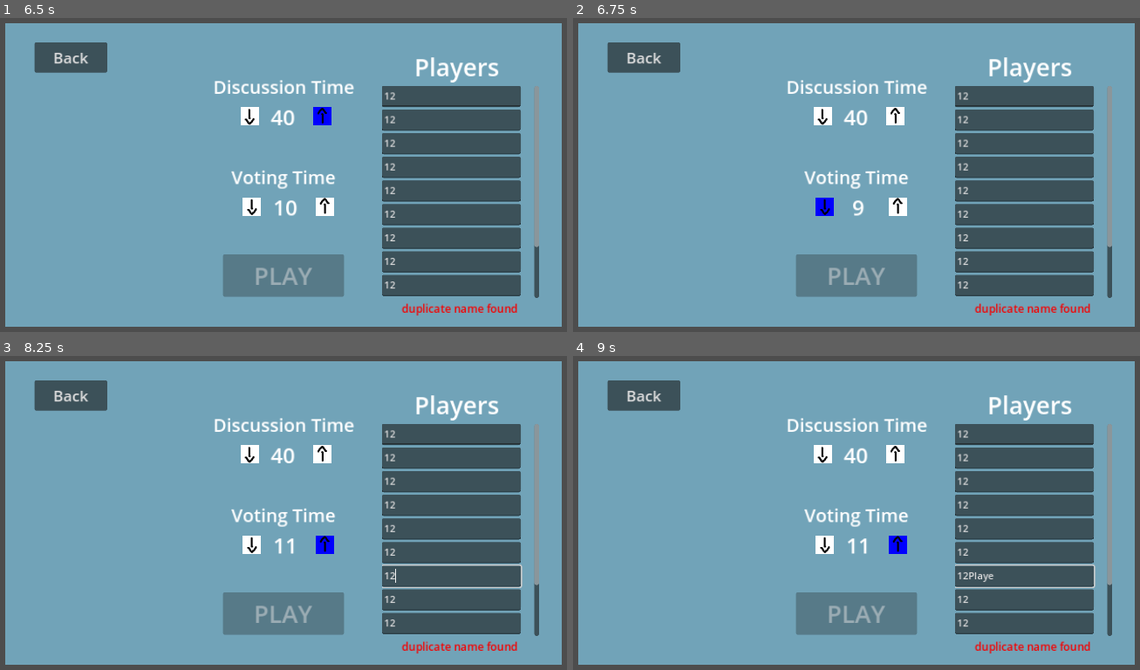
Above: before the commit, frames 1-4 (two rows, left to right).
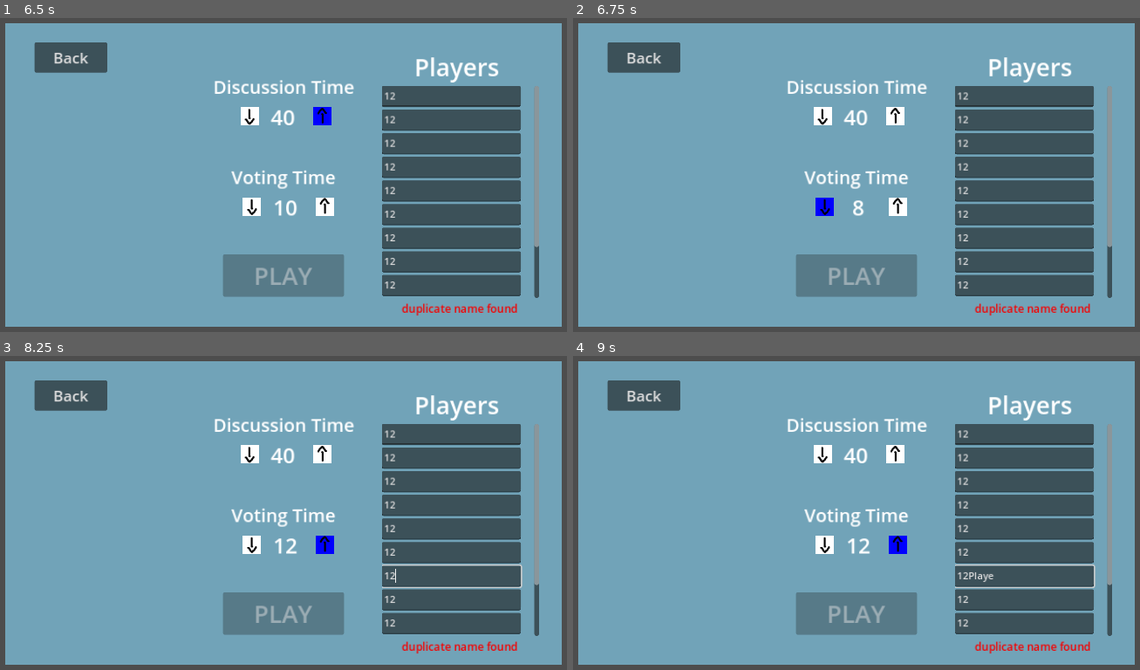
Above: after the commit, the same moments.

Repository: Beepered/WouldYouPressTheButton-Special
Game: Godot game, scene res://scenes/main_menu.tscn
Two runs of this game, one before a commit and one after it. Both use one fixed random seed, a clock stepped at 60 frames per second and the inputs below.
Inputs (mouse positions are in pixels of both pictures, inside the frame that each line leads up to):
- Up to frame 1 (6.5 s): click "Play" at 0.5 s; click (453, 96) at 1.27 s; type "12" at 1.35 s; click (453, 121) at 1.5 s; type "12" at 1.58 s; click (453, 143) at 1.73 s; type "12" at 1.82 s; click (453, 168) at 2.02 s; type "12" at 2.1 s; click (453, 190) at 2.25 s; type "12" at 2.33 s; click (453, 215) at 2.48 s; type "12" at 2.57 s; click (453, 237) at 2.77 s; type "12" at 2.85 s; click (453, 262) at 3 s; type "12" at 3.08 s; click (453, 284) at 3.23 s; type "12" at 3.32 s; click "Back" at 3.5 s; click "Play" at 4.25 s; tap Enter at 5 s; move the mouse to (249, 115) at 5.02 s; click (249, 115) at 5.17 s; tap Space at 5.75 s; move the mouse to (323, 115) at 5.77 s; click (323, 115) at 5.92 s
- Up to frame 2 (6.75 s): tap Enter at 6.5 s; move the mouse to (822, 206) at 6.52 s; click (822, 206) at 6.67 s
- Up to frame 3 (8.25 s): tap Space at 7.25 s; move the mouse to (323, 544) at 7.27 s; click (323, 544) at 7.42 s; tap Enter at 8 s; move the mouse to (493, 572) at 8.02 s; click (493, 572) at 8.17 s
- Up to frame 4 (9 s): type "Players" at 8.75 s

Frame 1 is identical in both runs. In frame 2, less than 0.1% of the frame differs, in the area x 49-52%, y 58-64%; in frame 3, less than 0.1%, in the area x 50-53%, y 58-64%; in frame 4, less than 0.1%.

Commit message:
discussion time buttons increase more

Diff:
--- a/wouldyoupressthebutton-special/scenes/main_menu.tscn
+++ b/wouldyoupressthebutton-special/scenes/main_menu.tscn
@@ -16,7 +16,6 @@
 script = ExtResource("1_77ssq")
 
 [node name="Menu" type="CanvasLayer" parent="."]
-visible = false
 
 [node name="Title" type="Label" parent="Menu"]
 anchors_preset = 5
@@ -97,6 +96,7 @@
 horizontal_alignment = 1
 
 [node name="Settings" type="CanvasLayer" parent="."]
+visible = false
 
 [node name="Background" type="ColorRect" parent="Settings"]
 anchors_preset = 8
@@ -200,7 +200,7 @@
 rotation = 3.14159
 texture = ExtResource("3_8h1ks")
 script = ExtResource("4_ntwn2")
-change = -1
+change = -2
 
 [node name="Area2D" type="Area2D" parent="Settings/VotingTime/decrease"]
 
@@ -211,7 +211,7 @@
 position = Vector2(180, 70)
 texture = ExtResource("3_8h1ks")
 script = ExtResource("4_ntwn2")
-change = 1
+change = 2
 
 [node name="Area2D" type="Area2D" parent="Settings/VotingTime/increase"]
 
